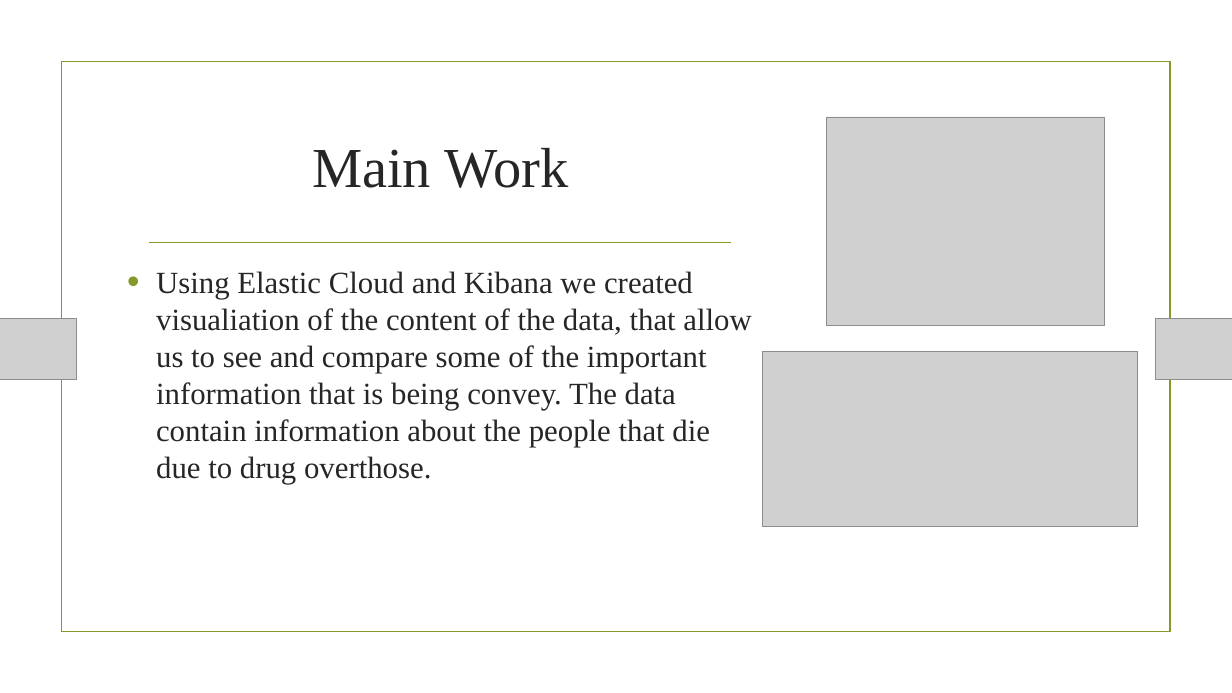
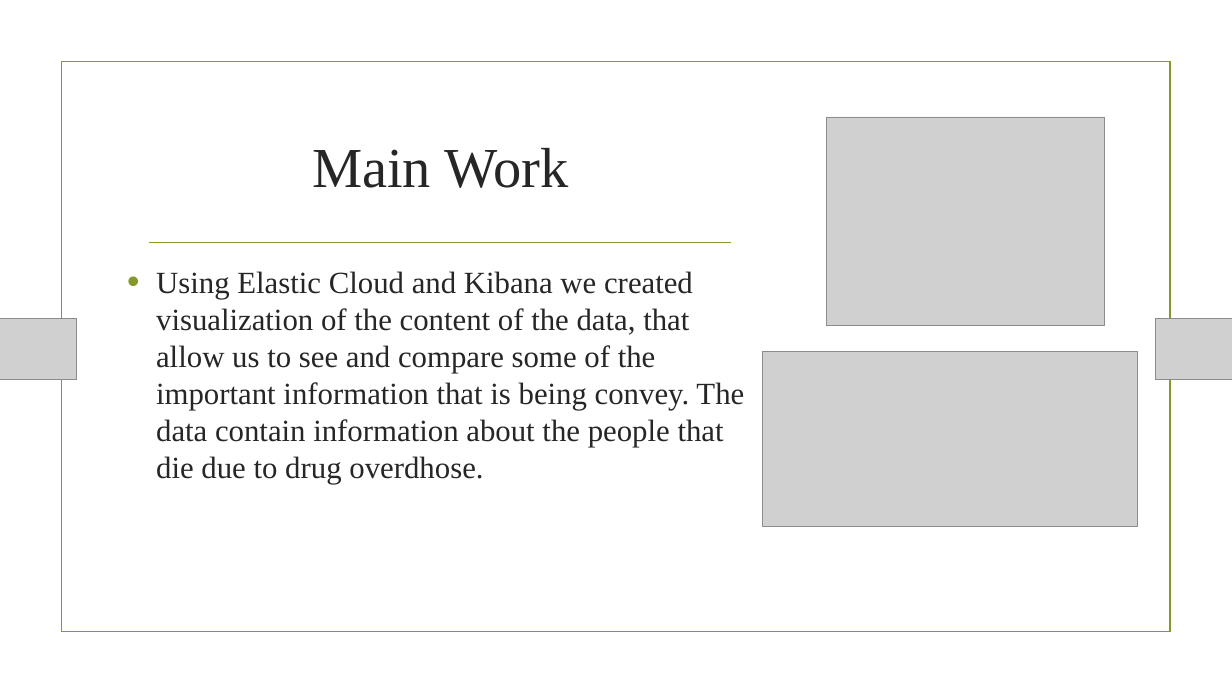
Before and after one commit to GianV77/CIS3200Project, a slide deck: slide 5 of Project/1-CIS3200 Project.pptx. Drawn at 1232x693 pixels with LibreOffice and Linux fonts; fonts in the diff are those of the drawing; grey boxes stand for pictures; background and template pictures are left out. Boxes give left, top, right and bottom in pixels: in the first picture for what was removed or moved away, otherwise in the second. Text is boxed around its words. In the diff, an @@ line names an element or a change of style, - is before the commit and + after.

```diff
--- a/Project/1-CIS3200 Project.pptx
+++ b/Project/1-CIS3200 Project.pptx
@@ text at <box>156,271,744,484</box>: text changed @@
-• Using Elastic Cloud and Kibana we created visualiation of the content of the data, that allow us to see and compare some of the important information that is being convey. The data contain information about the people that die due to drug overthose.
+• Using Elastic Cloud and Kibana we created visualization of the content of the data, that allow us to see and compare some of the important information that is being convey. The data contain information about the people that die due to drug overdhose.
```
Also in this commit, not shown: 1 other slide changed.
